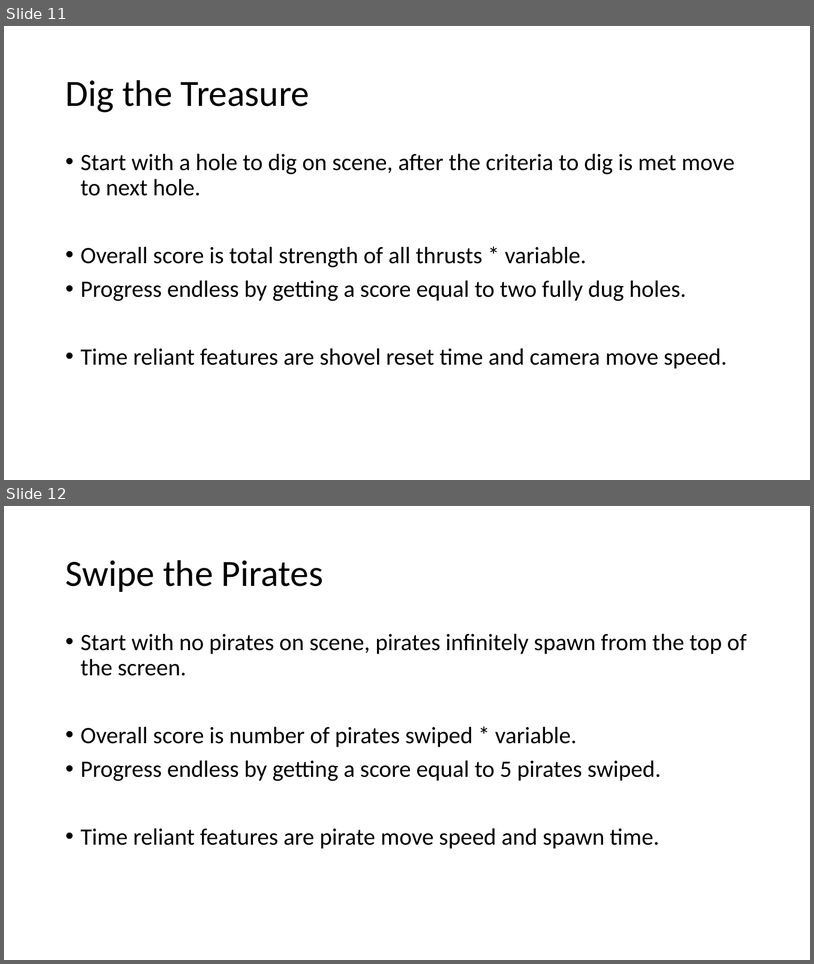
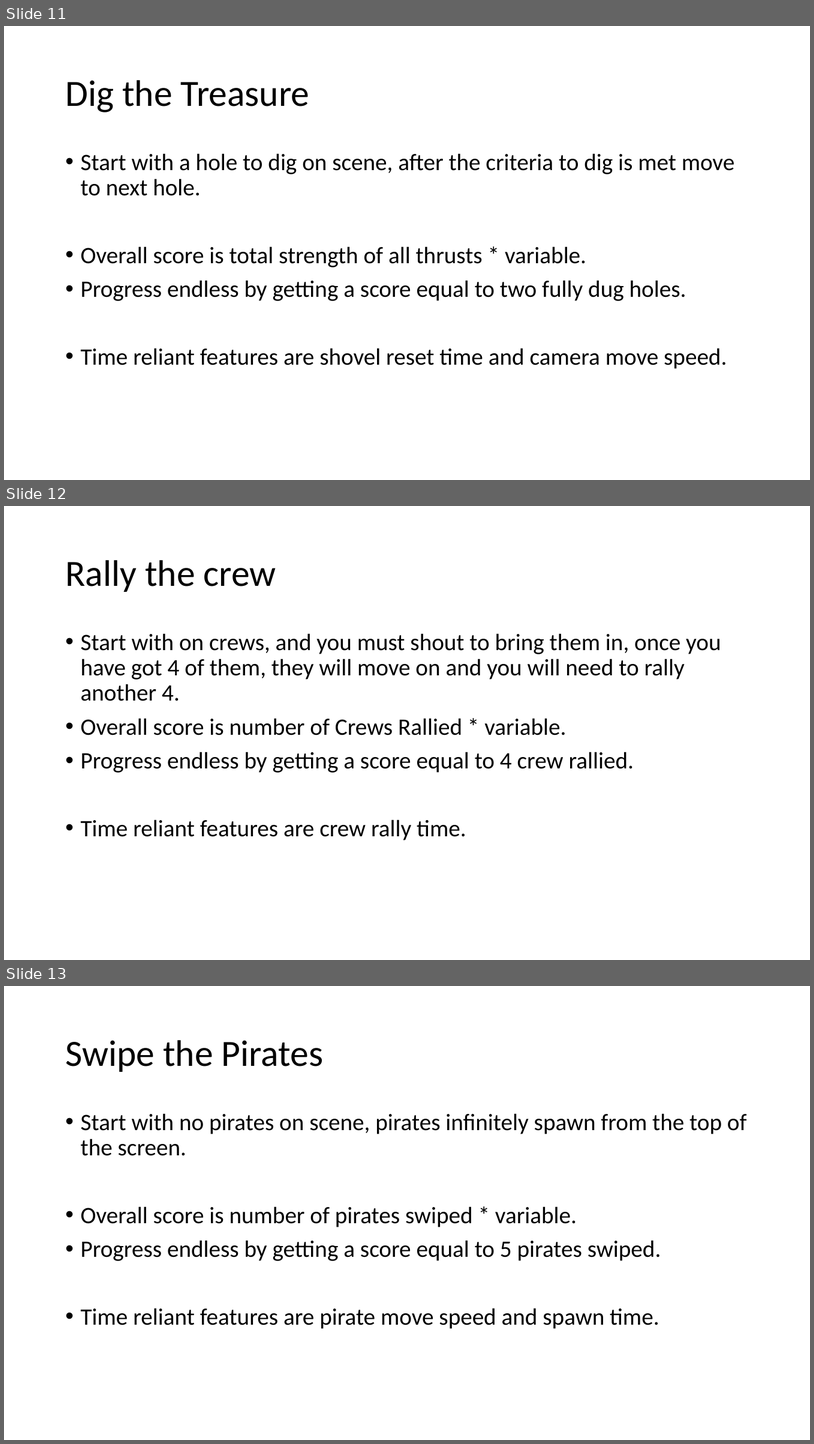
Before and after one commit to Mr-Turtle12/Mobile-Pirate-Game, a slide deck: Pirate game.pptx. Shown one above the other, each under a label of ours: slides 11 and 12 before the commit, slides 11, 12 and 13 after it. The pictures are 814x964 and 814x1444 pixels, drawn with LibreOffice and Linux fonts; fonts in the diff are those of the drawing. Boxes give left, top, right and bottom in pixels: in the first picture for what was removed or moved away, otherwise in the second. Text is boxed around its words. In the diff, an @@ line names an element or a change of style, - is before the commit and + after.

```diff
--- a/Pirate game.pptx
+++ b/Pirate game.pptx
@@ slide 12 added at bbox=[4, 506, 810, 960], background #FFFFFF @@
@@ title added at bbox=[65, 560, 276, 592], 44 pt, text #000000 @@
+Rally the crew
@@ text added at bbox=[81, 633, 721, 840], 28 pt, text #000000 @@
+• Start with on crews, and you must shout to bring them in, once you have got 4 of them, they will move on and you will need to rally another 4.
+• Overall score is number of Crews Rallied * variable.
+• Progress endless by getting a score equal to 4 crew rallied.
+• Time reliant features are crew rally time.
@@ what was slide 12 is now slide 13 @@
```
Also in this commit, not shown: 7 other files.
